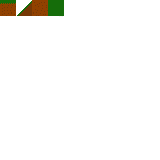
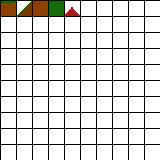
Comparing the layer stacks of the two 160 x 160 images. Changes:
showed "Gird" over <box>0,0,160,160</box>
painted on "Background" over <box>64,7,80,16</box>
